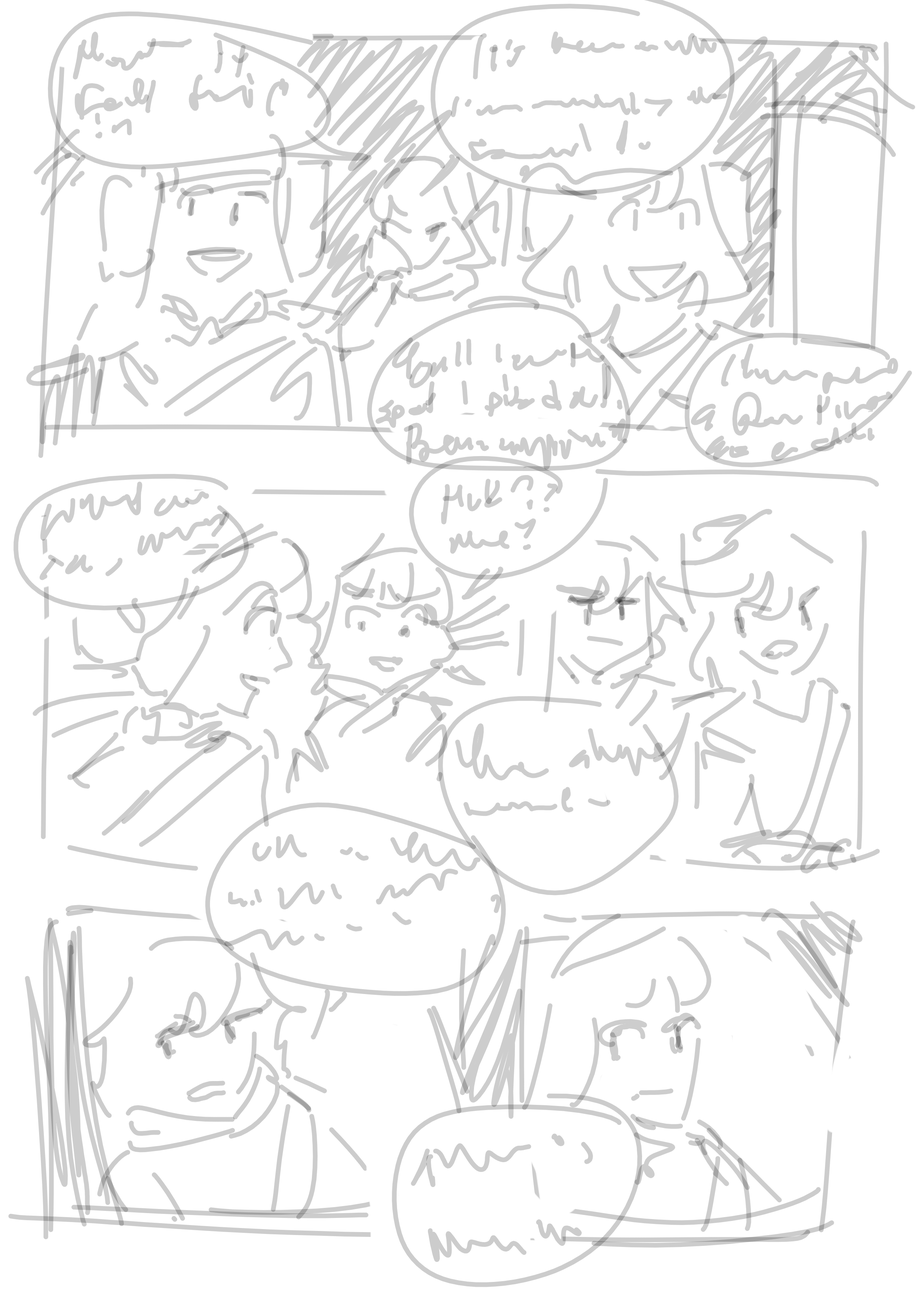
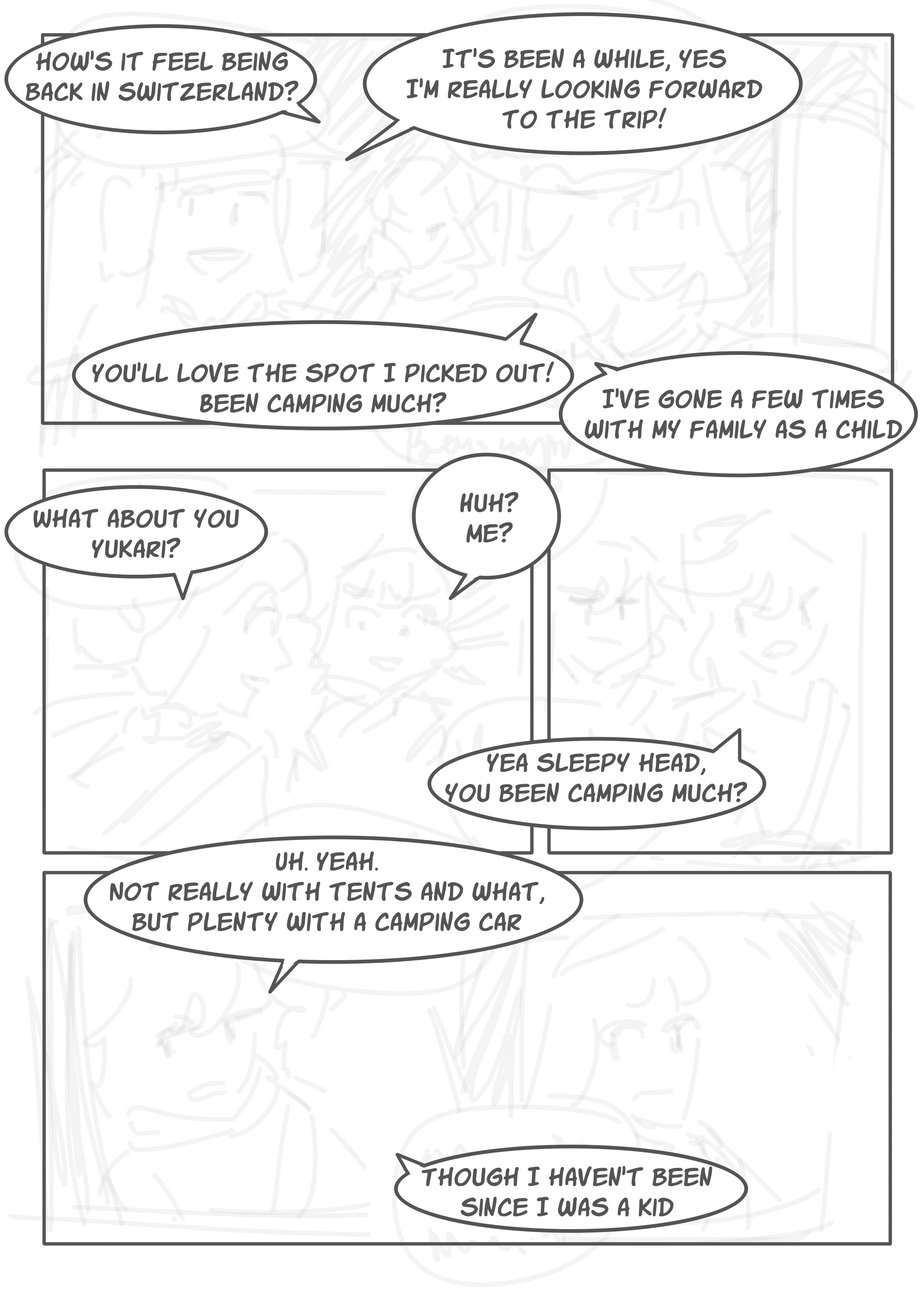
The second 922×1305 image is a revision of the first. Changes to its layers:
added layer "Paint Layer 4" above "Vector Layer 2" over [166, 71, 762, 1191]
added layer "Paint Layer 1" above "Background" over [23, 23, 905, 1262]
"Background": opacity 100% → 22%, painted on it over [4, 0, 919, 1287]
